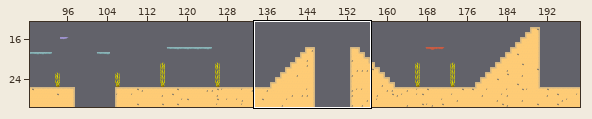
A Tiled map gets an edit: assets/maps/nivel2.tmx. Above: a wide view before the commit, with the close-up outlined.
Close-up. Before the edit:
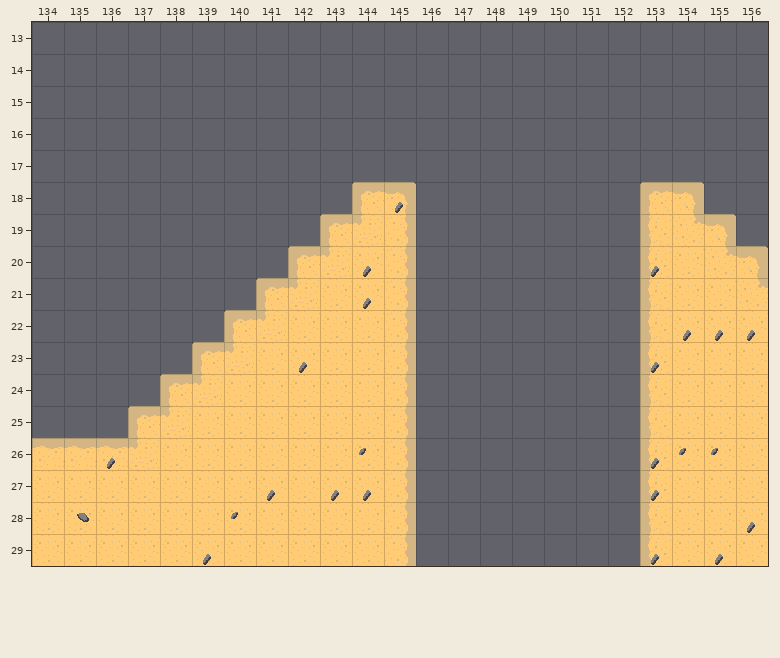
Cells are 32x32 px. Shown: x 134..156, y 13..29. The commit also changed other parts of the map, which this record leaves out.
New version:
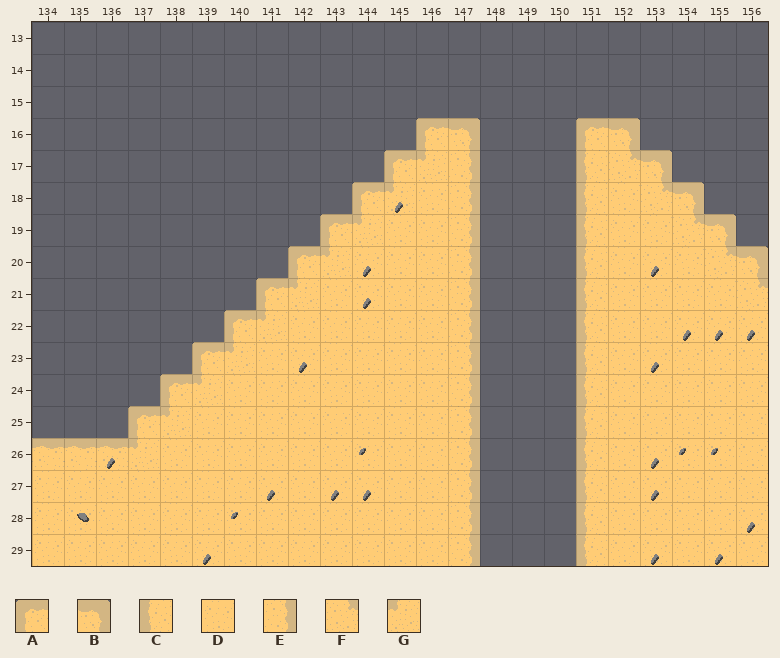
Key: from "Tiles - Beach": A 0, B 2, C 12, D 13, E 14, F 48, G 49.
_ is an empty cell.
Change:
Layer "Capa de patrones 1":
y 16: x 146..147 __ -> AB; x 151..152 __ -> AB
y 17: x 145..147 ___ -> AGE; x 151..153 ___ -> CFB
y 18: x 145..147 B__ -> GDE; x 151..153 __A -> CDF
y 19..29: x 145..147 E__ -> DDE; x 151..153 __C -> CDD
